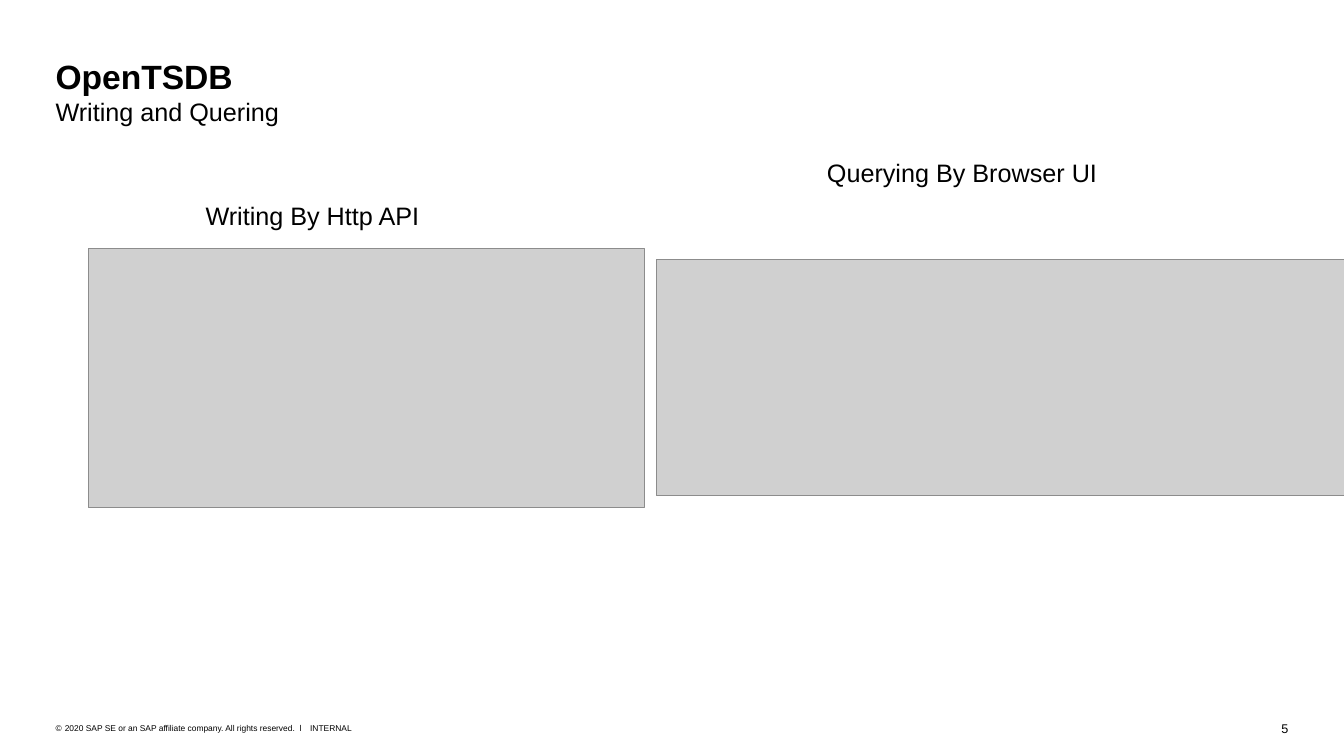
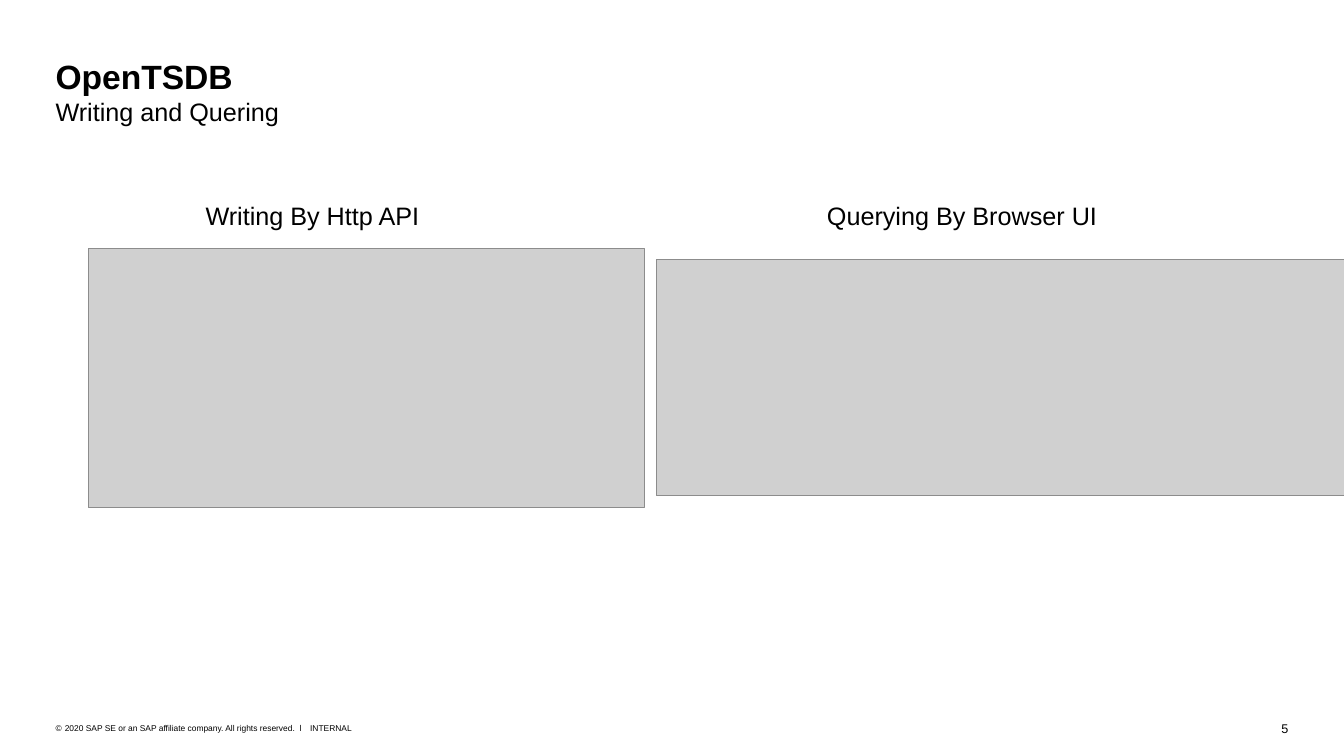
Before and after one commit to Voidkai/Survey_on_NoSQL, a slide deck: slide 5 of NoSQL/The_Survey_On_TSDB.pptx. Drawn at 1344x756 pixels with LibreOffice and Linux fonts; fonts in the diff are those of the drawing; grey boxes stand for pictures. Boxes give left, top, right and bottom in pixels: in the first picture for what was removed or moved away, otherwise in the second. Text is boxed around its words. In the diff, an @@ line names an element or a change of style, - is before the commit and + after.

```diff
--- a/NoSQL/The_Survey_On_TSDB.pptx
+++ b/NoSQL/The_Survey_On_TSDB.pptx
@@ text "Querying By Browser UI": place and size @@
-text "Querying By Browser UI" at box(827, 163, 1097, 187)
+text "Querying By Browser UI" at box(827, 206, 1097, 231)
```
Also in this commit, not shown: 1 other file.
